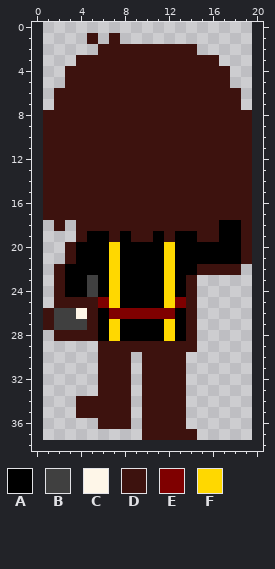
A pixel-art sprite gets an edit: assets/sprites/party/jamm/dark/phone_4.png. The picture above is the old version.
The file is 19x38 pixels. The old version is drawn lined up with the new one, on the new canvas.
Palette (. is transparent): A #000000  B #404040  C #fef6e8  D #3d120e  E #7f0000  F #ffd800
Pixels before, first column x 1:
 1 ....D.D............
 2 .....DDDDDDDDD.....
 3 ...DDDDDDDDDDDDD...
 4 ..DDDDDDDDDDDDDDD..
 5 ..DDDDDDDDDDDDDDD..
 6 .DDDDDDDDDDDDDDDDD.
 7 .DDDDDDDDDDDDDDDDD.
 8 DDDDDDDDDDDDDDDDDDD
 9 DDDDDDDDDDDDDDDDDDD
10 DDDDDDDDDDDDDDDDDDD
11 DDDDDDDDDDDDDDDDDDD
12 DDDDDDDDDDDDDDDDDDD
13 DDDDDDDDDDDDDDDDDDD
14 DDDDDDDDDDDDDDDDDDD
15 DDDDDDDDDDDDDDDDDDD
16 DDDDDDDDDDDDDDDDDDD
17 DDDDDDDDDDDDDDDDDDD
18 .D.DDDDDDDDDDDDDAAD
19 ...DAADADDADAADDAAD
20 ..DAAAFAAAAFAAAAAAD
21 ..DAAAFAAAAFAAAAAAD
22 .DAAAAFAAAAFAADDDD.
23 .DAABAFAAAAFAD.....
24 .DAABAFAAAAFAD.....
25 .DDDDEFAAAAFED.....
26 DBBCDAEEEEEEAD.....
27 DBBBDAFAAAAFAD.....
28 .DDDDAFAAAAFAD.....
29 .....DDDDDDDDD.....
30 .....DDD.DDDD......
31 .....DDD.DDDD......
32 .....DDD.DDDD......
33 .....DDD.DDDD......
34 ...DDDDD.DDDD......
35 ...DDDDD.DDDD......
36 .....DDD.DDDD......
37 .........DDDDD.....
Now the later version:
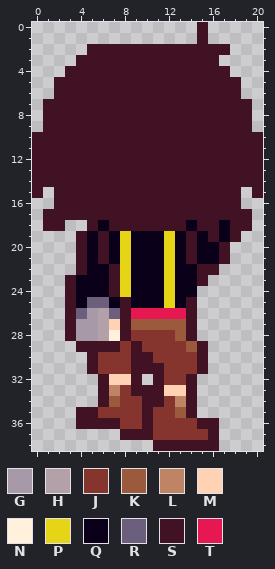
Colours new in this view: G #a899a8  H #b3a0a9  J #85342e  K #9c5a3c  L #bf8466  M #ffd2b3  N #fff1db  P #e6d417  Q #0b001a  R #6c5f7d  S #401224  T #e61751
Difference:
canvas 19x38 -> 21x39, the old top-left corner now at 1,0
Changed rows in their new state; - is an unchanged pixel.
first column x 0:
 0 ---------------S-----
 1 -----.-.-------S-----
 2 -----SSSSSSSSSSSSS---
 3 ----SSSSSSSSSSSSS----
 4 ---SSSSSSSSSSSSSSS---
 5 --SSSSSSSSSSSSSSSSS--
 6 --SSSSSSSSSSSSSSSSS--
 7 -SSSSSSSSSSSSSSSSSSS-
 8 -SSSSSSSSSSSSSSSSSSS-
 9 -SSSSSSSSSSSSSSSSSSS-
10 SSSSSSSSSSSSSSSSSSSSS
11 SSSSSSSSSSSSSSSSSSSSS
12 SSSSSSSSSSSSSSSSSSSSS
13 SSSSSSSSSSSSSSSSSSSSS
14 SSSSSSSSSSSSSSSSSSSSS
15 S.SSSSSSSSSSSSSSSSS.S
16 -.SSSSSSSSSSSSSSSSS.-
17 -SSSSSSSSSSSSSSSSSSS-
18 -SS-.SQSSSSSSSQSSQSS-
19 ----SQSQPQQQPQSQSQS.-
20 ---.SQSQPQQQPQSQQS..-
21 ---.SQSQPQQQPQSQQS..-
22 --..SQQSPQQQPQQSS..--
23 --.SQQQSPQQQPQQS-----
24 --.SQQQSPQQQPQQ------
25 --.SQRRQSQQQPQS------
26 -..SRGHRSTTTTTS------
27 -..SGGHMSKKKKKS------
28 --.SGGHNSJJJJKS------
29 ----SSSSJSJJJJKS-----
30 -----SJJJSSJJJJS-----
31 -----SJJJSSSJJJS-----
32 ------SMMS.SJJS------
33 ------SLJSSSMMS------
34 ----..SKJJSSJLS------
35 ----SSJJJJSJJKS------
36 ----SSSSJJSJJJJSS----
37 --------SSSJJJJJS----
38 -----------SSSSSS----
Pixel boxes of the changes (left, top, right, bottom) in both pictures:
changed: (32, 22, 263, 451)
